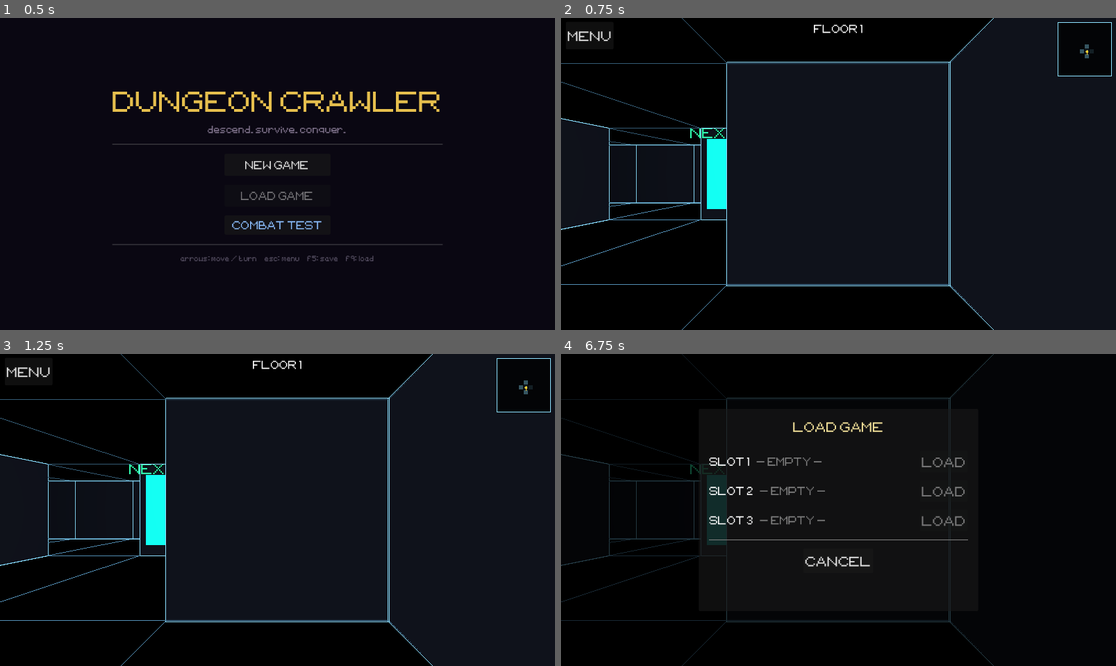
Above: before the commit, frames 1-4 (two rows, left to right).
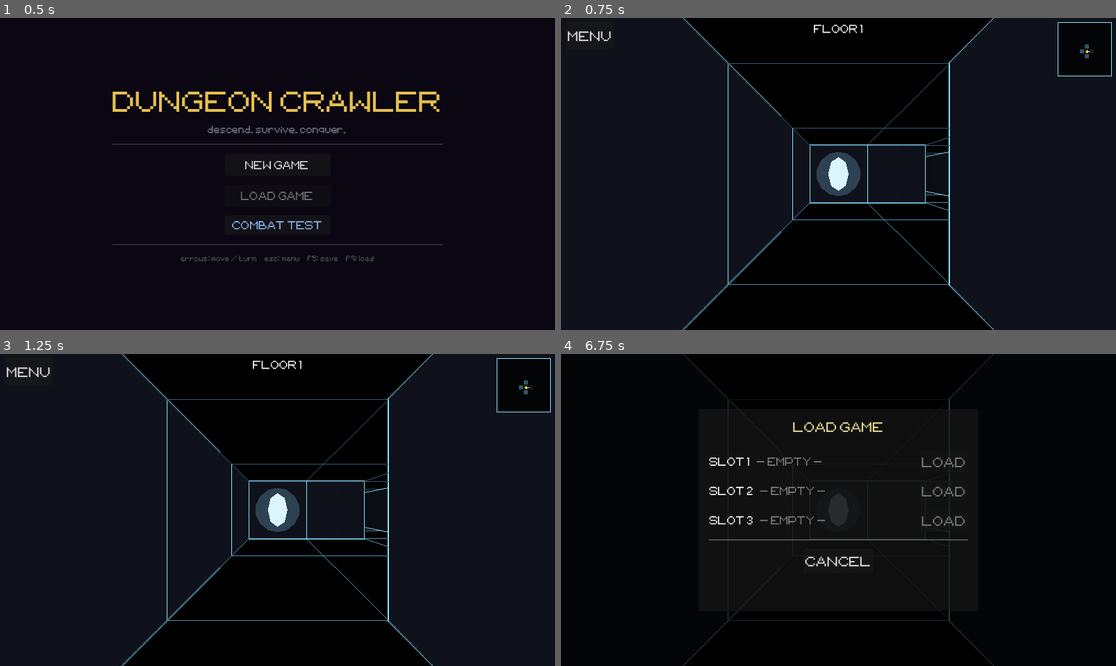
Above: after the commit, the same moments.

Repository: tausiftt5238/four-dragons-deep
Game: Godot game, scene res://scenes/title.tscn
Two runs of this game, one before a commit and one after it. Both use one fixed random seed, a clock stepped at 60 frames per second and the inputs below.
Inputs:
- Up to frame 1 (0.5 s): no input
- Up to frame 2 (0.75 s): click "NEW GAME" at 0.5 s
- Up to frame 3 (1.25 s): no input
- Up to frame 4 (6.75 s): click "MENU" at 1.25 s; click "STATS" at 2 s; click "PARTY" at 2.75 s; click "ITEMS" at 3.5 s; click "CARRIED" at 4.25 s; click "MAGIC" at 5 s; click "BESTIARY" at 5.75 s; click "LOAD [F9]" at 6.5 s

Frame 1 is identical in both runs. In frame 2, 41% of the frame differs, in the area x 0-96%, y 0-100%; in frame 3, 41%; in frame 4, 2.4%.

Commit message:
open every run in front of a save orb, and bring the registry up to date
An orb is the only save point, the only shop and the only way to heal, and
a player who has not met one does not know any of that. The first floor now
claims the cell directly ahead of the spawn for one, before traps, the
warden or the other orbs can take it, and turns the player to face it.

That needed the exit to stop competing for the same cell: with a tight
corner the spawn can have exactly one open neighbour, and when the exit took
it the run opened with no orb in sight. Reserving the spawn's neighbours
from the exit on floor 1 moved this from 298/300 to 300/300 over generated
floors, with floor 2 unchanged at chance.

The registry becomes draft four:

- A new section for the four demons that are ALREADY in the code — the
  three wardens and The Tenant — which is the inverse of the twenty below
  them: written and waiting on nothing but sprites. Their charts, stats and
  appearance are generated from Enemy's own tables, so the page and the game
  cannot drift apart.
- A note on reach, since there are no spell tiers any more, only widths, and
  that changes how a LINE of demons is read rather than just one: a wide cast
  takes the worst thing that happened to it, except that only a cast every
  demon nulled pays two icons.
- A note on what luck does to the banishing columns, and what it pointedly
  does not.
- The opening kit is Ember now, not "Fire".

Verified the doc's spell table against Spell.DATA: 15 of 15 present, none
invented, and the spreads quoted in the prose are the real ones.

Co-Authored-By: Claude Opus 5 <noreply@anthropic.com>

Diff:
--- a/scripts/world/map.gd
+++ b/scripts/world/map.gd
@@ -12,10 +12,10 @@
 	if floor_num >= FLOOR_COUNT:
 		_setup_boss_floor()
 	else:
-		_setup_normal_floor()
-
-
-func _setup_normal_floor() -> void:
+		_setup_normal_floor(floor_num)
+
+
+func _setup_normal_floor(floor_num: int = 0) -> void:
 	maze = _generate_maze()
 
 	wire_color       = Color(0.55, 0.88, 1.00)
@@ -25,9 +25,25 @@
 	player_start        = Vector2i(1, 1)
 	player_start_facing = 2  # South
 
-	var exit_pair: Dictionary = _random_frontier_wall({player_start: true})
+	# On the first floor the cells beside the spawn are reserved for the opening
+	# orb, so the exit is not allowed to take the one open neighbour a tight
+	# corner leaves — which is exactly how a handful of runs used to start with
+	# no orb in sight.
+	var reserved: Dictionary = {player_start: true}
+	if floor_num <= 1:
+		for off: Vector2i in [Vector2i(0, -1), Vector2i(1, 0), Vector2i(0, 1), Vector2i(-1, 0)]:
+			reserved[player_start + off] = true
+	var exit_pair: Dictionary = _random_frontier_wall(reserved)
 	exit_wall_pos = exit_pair["wall"]
 	exit_pos      = exit_pair["floor"]
+	# The very first floor opens with an orb already in view. Orbs are the only
+	# save point, the only shop and the only way to heal, and a player who has
+	# not met one yet does not know any of that — so the first one is claimed
+	# before anything else can take the cell, and everything placed afterwards
+	# routes around it.
+	orb_cells.clear()
+	if floor_num <= 1:
+		_place_orb_in_front_of_start()
 	_place_traps()
 	_place_warden()
 	_place_orbs()
@@ -222,6 +238,8 @@
 		var pos: Vector2i = _random_reachable_cell(maze, player_start)
 		if pos == player_start or pos == exit_pos or trap_cells.has(pos):
 			continue
+		if pos in orb_cells:
+			continue
 		var from_start: int = absi(pos.x - player_start.x) + absi(pos.y - player_start.y)
 		var from_exit: int  = absi(pos.x - exit_pos.x) + absi(pos.y - exit_pos.y)
 		var score: int = mini(from_start, from_exit)
@@ -233,8 +251,9 @@
 
 # Two or three orbs, spread out and clear of everything else that matters.
 # They are the run's only save points, so a floor without one would be cruel.
+# Adds to whatever is already down rather than clearing, so a starting orb
+# claimed earlier survives and still counts toward the floor's total.
 func _place_orbs() -> void:
-	orb_cells.clear()
 	var want: int = 2 + (randi() % 2)
 	var attempts: int = 0
 	while orb_cells.size() < want and attempts < 120:
@@ -254,11 +273,40 @@
 		orb_cells.append(pos)
 
 
+# Puts one orb on a cell adjacent to the spawn and turns the player to face it,
+# so the first thing on screen at the start of a run is the thing that explains
+# the run. Falls back to leaving it out entirely if the spawn is somehow boxed
+# in, rather than dropping an orb inside a wall.
+func _place_orb_in_front_of_start() -> void:
+	const DIRS: Array[Vector2i] = [Vector2i(0, -1), Vector2i(1, 0),
+			Vector2i(0, 1), Vector2i(-1, 0)]
+	for facing: int in DIRS.size():
+		var cell: Vector2i = player_start + DIRS[facing]
+		if not _cell_is_open(cell):
+			continue
+		if cell == exit_pos or cell == exit_wall_pos:
+			continue
+		orb_cells.append(cell)
+		player_start_facing = facing
+		return
+
+
+func _cell_is_open(cell: Vector2i) -> bool:
+	if cell.y < 0 or cell.y >= maze.size():
+		return false
+	var row: Array = maze[cell.y]
+	if cell.x < 0 or cell.x >= row.size():
+		return false
+	return int(row[cell.x]) == 0
+
+
 func _place_traps() -> void:
 	const COUNT: int = 3
 	var occupied: Dictionary = {
 		player_start: true, exit_pos: true, exit_wall_pos: true,
 	}
+	for orb: Vector2i in orb_cells:
+		occupied[orb] = true
 	var types: Array[String] = ["spike", "poison_vent", "binding_rune"]
 	var placed: int = 0
 	var attempts: int = 0
Not shown, changed: docs/demon-registry.html
